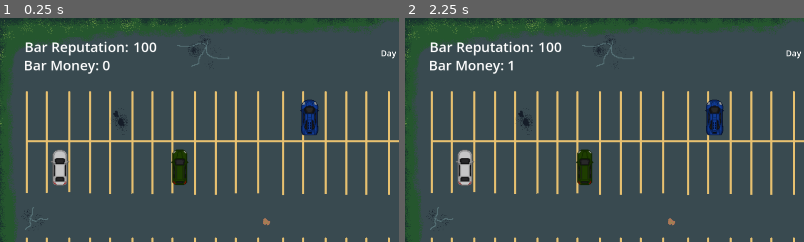
Above: before the commit, frames 1-2 (left to right).
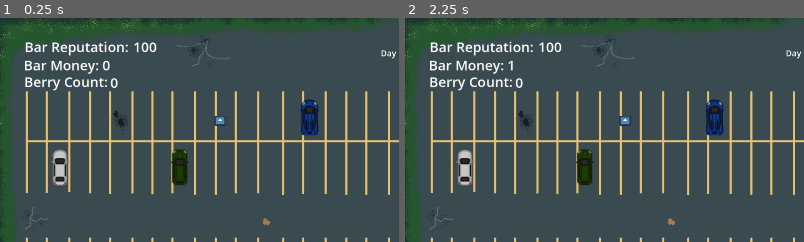
Above: after the commit, the same moments.

Repository: birbothedev/godot_wild_jam_92
Game: Godot game, scene res://scenes/main.tscn
Same seed, same stepped clock (60 frames per second), same inputs: the game is played once before the commit and once after it. The engine's default icon, where the game draws it, is replaced by a stand-in: a white triangle on a blue panel in a dark square.
Inputs (mouse positions are % of the whole screen's width and height, from its top left):
- Up to frame 1 (0.25 s): no input
- Up to frame 2 (2.25 s): move the mouse to (55, 8) at 0.52 s; hold D (right) 0.53-1.28 s; click (55, 8) at 0.6 s; move the mouse to (30, 55) at 1.27 s; hold S (down) 1.28-2.03 s; click (30, 55) at 1.35 s; move the mouse to (60, 28) at 2.02 s; hold D (right) from 2.03 s (still down); click (60, 28) at 2.1 s
The pictures show only the part of the screen within x 0-50%, y 0-50%; the shares and areas given below are measured in that part.

The runs differ from the first frame. In frame 1, 0.6% of the frame differs, in the area x 6-57%, y 26-49%; in frame 2, 0.6%.

Commit message:
berry spawner working

Diff:
--- a/godot-wild-jam-92/project.godot
+++ b/godot-wild-jam-92/project.godot
@@ -29,6 +29,7 @@
 
 reg_patrons=""
 patrons=""
+berry_spawns=""
 
 [input]
 
@@ -70,6 +71,7 @@
 2d_physics/layer_3="bar"
 2d_physics/layer_5="cars"
 2d_physics/layer_8="juice"
+2d_physics/layer_10="berry"
 
 [physics]
 
--- /dev/null
+++ b/godot-wild-jam-92/scenes/berry_spawner.tscn
@@ -0,0 +1,12 @@
+[gd_scene format=3 uid="uid://chte2gaqpeefn"]
+
+[ext_resource type="Script" uid="uid://q3oapxejbqm4" path="res://scripts/berry_spawner.gd" id="1_l6nfk"]
+
+[node name="Berry Spawner" type="Node2D" unique_id=1340468472]
+script = ExtResource("1_l6nfk")
+
+[node name="Timer" type="Timer" parent="." unique_id=2082298306]
+wait_time = 10.0
+autostart = true
+
+[connection signal="timeout" from="Timer" to="." method="_on_timer_timeout"]
--- a/godot-wild-jam-92/scenes/boost_berry.tscn
+++ b/godot-wild-jam-92/scenes/boost_berry.tscn
@@ -1,8 +1,26 @@
 [gd_scene format=3 uid="uid://b8oew86f2nd8s"]
 
+[ext_resource type="Script" uid="uid://blienx2riitcg" path="res://scripts/boost_berry.gd" id="1_a7km1"]
+[ext_resource type="Texture2D" uid="uid://dstg32ye6grwe" path="res://assets/icon.svg" id="1_vtykw"]
+
 [sub_resource type="CircleShape2D" id="CircleShape2D_yapxj"]
+radius = 18.0
 
-[node name="Boost Berry" type="Area2D" unique_id=656670526]
+[node name="Boost Berry" type="Area2D" unique_id=1317296538]
+collision_layer = 512
+collision_mask = 2
+script = ExtResource("1_a7km1")
+
+[node name="Sprite2D" type="Sprite2D" parent="." unique_id=329815654]
+scale = Vector2(0.234375, 0.1875)
+texture = ExtResource("1_vtykw")
 
 [node name="CollisionShape2D" type="CollisionShape2D" parent="." unique_id=619629232]
 shape = SubResource("CircleShape2D_yapxj")
+debug_color = Color(0.96168846, 1.540184e-06, 0.51167804, 0.41960785)
+
+[node name="Despawn Timer" type="Timer" parent="." unique_id=274624589]
+wait_time = 5.0
+
+[connection signal="body_entered" from="." to="." method="_on_body_entered"]
+[connection signal="timeout" from="Despawn Timer" to="." method="_on_despawn_timer_timeout"]
--- a/godot-wild-jam-92/scenes/buy_screen.tscn
+++ b/godot-wild-jam-92/scenes/buy_screen.tscn
@@ -10,10 +10,10 @@
 position = Vector2(-4, 3)
 
 [node name="RichTextLabel" type="RichTextLabel" parent="." unique_id=969522087]
-offset_left = 392.0
-offset_top = 213.0
-offset_right = 560.0
-offset_bottom = 253.0
+offset_left = 893.0
+offset_top = 540.0
+offset_right = 1061.0
+offset_bottom = 580.0
 text = "buy stuff"
 
 [node name="Return" type="Button" parent="." unique_id=1366858081]
--- a/godot-wild-jam-92/scenes/main.tscn
+++ b/godot-wild-jam-92/scenes/main.tscn
@@ -7,6 +7,8 @@
 [ext_resource type="PackedScene" uid="uid://d3x53d0p45k4b" path="res://scenes/bar.tscn" id="4_jyhfs"]
 [ext_resource type="Texture2D" uid="uid://cm7dodhewchof" path="res://assets/spritesheet.png" id="6_tefeu"]
 [ext_resource type="Texture2D" uid="uid://cnf0eqwg8s884" path="res://assets/parking lot.png" id="7_o6xl0"]
+[ext_resource type="PackedScene" uid="uid://b8oew86f2nd8s" path="res://scenes/boost_berry.tscn" id="8_tipki"]
+[ext_resource type="PackedScene" uid="uid://chte2gaqpeefn" path="res://scenes/berry_spawner.tscn" id="9_85g3d"]
 
 [sub_resource type="TileSetAtlasSource" id="TileSetAtlasSource_o6xl0"]
 texture = ExtResource("6_tefeu")
@@ -625,3 +627,49 @@
 offset_right = 1920.0
 offset_bottom = 1080.0
 texture = ExtResource("7_o6xl0")
+
+[node name="Berry Spawn Points" type="Node2D" parent="." unique_id=988133223]
+
+[node name="Marker2D" type="Marker2D" parent="Berry Spawn Points" unique_id=491282892 groups=["berry_spawns"]]
+position = Vector2(962, 461)
+
+[node name="Marker2D2" type="Marker2D" parent="Berry Spawn Points" unique_id=1461692449 groups=["berry_spawns"]]
+position = Vector2(1369, 295)
+
+[node name="Marker2D3" type="Marker2D" parent="Berry Spawn Points" unique_id=117249255 groups=["berry_spawns"]]
+position = Vector2(635, 89)
+
+[node name="Marker2D4" type="Marker2D" parent="Berry Spawn Points" unique_id=1714973589 groups=["berry_spawns"]]
+position = Vector2(174, 535)
+
+[node name="Marker2D5" type="Marker2D" parent="Berry Spawn Points" unique_id=1079805449 groups=["berry_spawns"]]
+position = Vector2(913, 626)
+
+[node name="Marker2D6" type="Marker2D" parent="Berry Spawn Points" unique_id=1358920129 groups=["berry_spawns"]]
+position = Vector2(1803, 987)
+
+[node name="Marker2D7" type="Marker2D" parent="Berry Spawn Points" unique_id=1725944775 groups=["berry_spawns"]]
+position = Vector2(392, 927)
+
+[node name="Marker2D8" type="Marker2D" parent="Berry Spawn Points" unique_id=1797553903 groups=["berry_spawns"]]
+position = Vector2(1782, 206)
+
+[node name="Marker2D9" type="Marker2D" parent="Berry Spawn Points" unique_id=1848362988 groups=["berry_spawns"]]
+position = Vector2(109, 958)
+
+[node name="Marker2D10" type="Marker2D" parent="Berry Spawn Points" unique_id=92239408 groups=["berry_spawns"]]
+position = Vector2(1421, 68)
+
+[node name="Marker2D11" type="Marker2D" parent="Berry Spawn Points" unique_id=276855333 groups=["berry_spawns"]]
+position = Vector2(1507, 592)
+
+[node name="Marker2D12" type="Marker2D" parent="Berry Spawn Points" unique_id=726508968 groups=["berry_spawns"]]
+position = Vector2(1647, 359)
+
+[node name="Berry Handler" type="Node2D" parent="." unique_id=452461431]
+position = Vector2(0, 1)
+
+[node name="Boost Berry" parent="Berry Handler" unique_id=656670526 instance=ExtResource("8_tipki")]
+position = Vector2(529, 246)
+
+[node name="Berry Spawner" parent="." unique_id=1340468472 instance=ExtResource("9_85g3d")]
--- a/godot-wild-jam-92/scenes/player.tscn
+++ b/godot-wild-jam-92/scenes/player.tscn
@@ -8,7 +8,7 @@
 
 [node name="Player" type="CharacterBody2D" unique_id=292756001]
 collision_layer = 2
-collision_mask = 31
+collision_mask = 543
 script = ExtResource("1_g2els")
 
 [node name="Sprite2D" type="Sprite2D" parent="." unique_id=1043534813]
--- a/godot-wild-jam-92/scenes/ui_handler.tscn
+++ b/godot-wild-jam-92/scenes/ui_handler.tscn
@@ -39,6 +39,24 @@
 theme_override_font_sizes/font_size = 33
 text = "$ 0"
 
+[node name="Label9" type="Label" parent="." unique_id=790148757]
+offset_left = 58.0
+offset_top = 130.0
+offset_right = 322.0
+offset_bottom = 176.0
+theme_override_colors/font_color = Color(1, 1, 1, 1)
+theme_override_font_sizes/font_size = 33
+text = "Berry Count:"
+
+[node name="Berry Counter" type="Label" parent="Label9" unique_id=967632210]
+layout_mode = 0
+offset_left = 207.0
+offset_top = 2.0
+offset_right = 265.0
+offset_bottom = 48.0
+theme_override_font_sizes/font_size = 33
+text = "0"
+
 [node name="Ammo Tracker" type="ProgressBar" parent="." unique_id=956917703]
 offset_left = 1565.0
 offset_top = 97.0
--- a/godot-wild-jam-92/scripts/bar.gd
+++ b/godot-wild-jam-92/scripts/bar.gd
@@ -12,5 +12,5 @@
 
 
 func _on_body_entered(body: Node2D) -> void:
-	GameManager.add_money_to_bar()
+	GameManager.change_bar_money_amount(1)
 	body.call_deferred("queue_free")
--- /dev/null
+++ b/godot-wild-jam-92/scripts/berry_spawner.gd
@@ -0,0 +1,40 @@
+extends Node2D
+
+@onready var berry = preload("res://scenes/boost_berry.tscn")
+@onready var handler = $"../Berry Handler"
+
+var spawn_locations
+var spawn_locations_storage
+var chosen_spawn
+
+func _ready() -> void:
+	spawn_locations = get_tree().get_nodes_in_group("berry_spawns")
+	print(spawn_locations)
+
+	refill_spawn_locations()
+	get_random_spawn_location()
+
+func _on_timer_timeout() -> void:
+	if !GameManager.game_paused_for_buying:
+		get_random_spawn_location()
+		print("spawning berry")
+		# spawn a new berry everytime the timer runs out
+		var ber = berry.instantiate()
+		if ber:
+			print("berry found")
+		ber.name = "Berry"
+		ber.global_position = chosen_spawn
+		print(chosen_spawn)
+		ber.z_index = 0
+		handler.add_child(ber)
+
+func get_random_spawn_location():
+	if spawn_locations_storage.is_empty():
+		refill_spawn_locations()
+	var marker = spawn_locations_storage.pop_front()
+	chosen_spawn = marker.global_position
+	print(chosen_spawn)
+
+func refill_spawn_locations():
+	spawn_locations_storage = spawn_locations.duplicate()
+	spawn_locations_storage.shuffle()
--- /dev/null
+++ b/godot-wild-jam-92/scripts/boost_berry.gd
@@ -0,0 +1,9 @@
+extends Area2D
+
+func _on_body_entered(body: Node2D) -> void:
+	GameManager.change_player_berry_count(1)
+	print(GameManager.player_berry_count)
+	queue_free()
+
+func _on_despawn_timer_timeout() -> void:
+	queue_free()
--- a/godot-wild-jam-92/scripts/game_manger.gd
+++ b/godot-wild-jam-92/scripts/game_manger.gd
@@ -7,9 +7,11 @@
 
 var rep_counter_label
 var money_counter_label
+var berry_count_label
 
 var bar_reputation_value = 100
 var bar_money_value = 0
+var player_berry_count = 0
 
 var game_paused_for_buying = false
 
@@ -29,13 +31,20 @@
 	if money_counter_label:
 		money_counter_label.text = str(bar_money_value)
 
-func remove_reputation_from_bar():
-	bar_reputation_value -= 1
+	if berry_count_label:
+		berry_count_label.text = str(player_berry_count)
+
+func change_bar_reputation(amount):
+	bar_reputation_value += amount
 	rep_counter_label.text = str(bar_reputation_value)
 
-func add_money_to_bar():
-	bar_money_value += 1
+func change_bar_money_amount(amount):
+	bar_money_value += amount
 	money_counter_label.text = str(bar_money_value)
+
+func change_player_berry_count(amount):
+	player_berry_count += amount
+	berry_count_label.text = str(player_berry_count)
 
 func go_to_buy_screen():
 	get_tree().change_scene_to_packed(buy_screen)
--- a/godot-wild-jam-92/scripts/patron.gd
+++ b/godot-wild-jam-92/scripts/patron.gd
@@ -28,16 +28,14 @@
 		queue_free()
 
 func get_random_target_position():
-	# get the first position in the array and delete it
 	var marker = patron_target_locations.pick_random()
 	target_position = marker.global_position
 
 func _on_visible_on_screen_notifier_2d_screen_exited() -> void:
-	GameManager.remove_reputation_from_bar()
+	GameManager.change_bar_reputation(-1)
 	queue_free()
 
 func _on_juice_detection_body_entered(body: Node2D) -> void:
-	print("hit with juice")
 	hit_with_juice = true
 	apply_knockback(body.get_parent().global_position, 150.0)
 	body.queue_free()
--- a/godot-wild-jam-92/scripts/ui_handler.gd
+++ b/godot-wild-jam-92/scripts/ui_handler.gd
@@ -11,6 +11,7 @@
 		update_ammo_progress_bar()
 	GameManager.rep_counter_label = $"Label7/Rep Counter"
 	GameManager.money_counter_label = $"Label8/Money Counter"
+	GameManager.berry_count_label = $"Label9/Berry Counter"
 	GameManager.init_ui()
 
 func update_ammo_progress_bar():
Not shown, added: godot-wild-jam-92/scripts/berry_spawner.gd.uid
Not shown, added: godot-wild-jam-92/scripts/boost_berry.gd.uid
